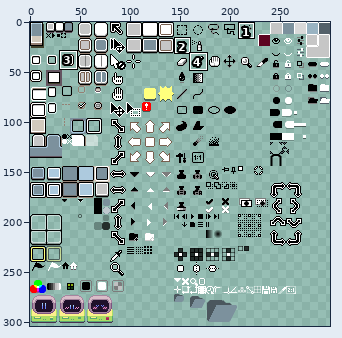
File history of a sprite sheet, sheet.png. Above, an overview of the earlier version with the close-up marked.
Close-up. Before the edit:
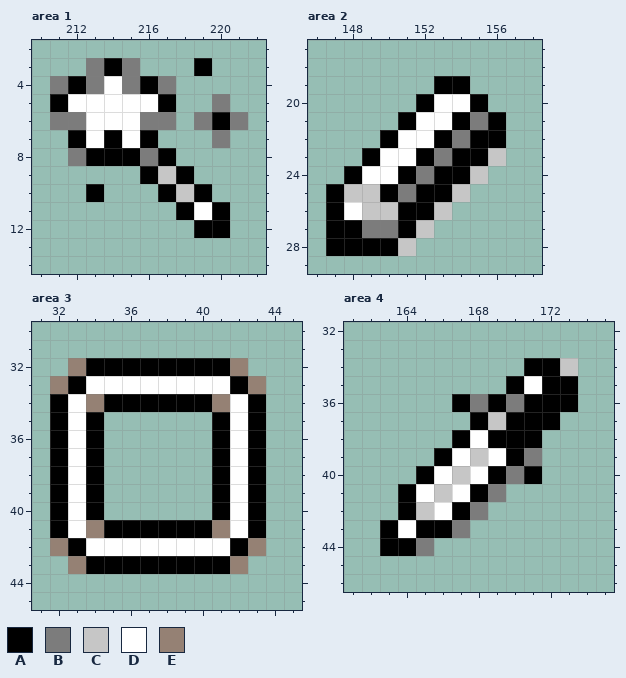
The file is 300x304 pixels. Pixels under 10% opacity are left out. Colours within 5 levels of each other are drawn and written as one. Shown: area 1: x 210..222, y 2..14; area 2: x 146..158, y 17..29; area 3: x 31..45, y 30..45; area 4: x 161..175, y 32..46. The commit also changed other parts of the picture, which this record leaves out.
Palette (. is transparent): A #000000  B #7c7c7c  C #c6c6c6  D #ffffff  E #958174
Pixels before, area 1, first column x 211:
 3 ..BAB...A..
 4 BABDBAB....
 5 ADDDDDA..B.
 6 BBDDDBB.BAB
 7 .ADADA...B.
 8 .BAAABA....
 9 .....ACA...
10 ..A...ACA..
11 .......ADA.
12 ........AA.
Pixels before, area 2, first column x 147:
19 ......AA..
20 .....ADDA.
21 ....ADDABA
22 ...ADDABAA
23 ..ADDABAAC
24 .ADDABAAC.
25 ACCABAAC..
26 ADCCAAC...
27 AABBAC....
28 AAAAC.....
Pixels before, area 3, first column x 32:
32 .EAAAAAAAAE.
33 EADDDDDDDDAE
34 ADEAAAAAAEDA
35 ADA......ADA
36 ADA......ADA
37 ADA......ADA
38 ADA......ADA
39 ADA......ADA
40 ADA......ADA
41 ADEAAAAAAEDA
42 EADDDDDDDDAE
43 .EAAAAAAAAE.
Pixels before, area 4, first column x 163:
34 ........AAC
35 .......ADAA
36 ....ABABAAA
37 .....ACAAA.
38 ....ADAAA..
39 ...ADCDAB..
40 ..ADCDABA..
41 .ADCDAB....
42 .ACDAB.....
43 ADAAB......
44 AAB........
After the commit:
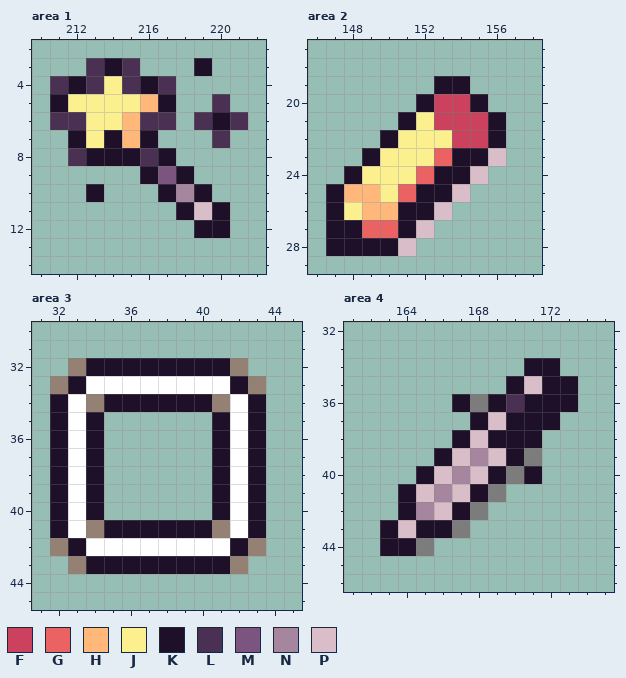
Colours new in this view: F #cc425e  G #ea6262  H #ffb879  J #fcef8d  K #1f102a  L #4a3052  M #7b5480  N #a6859f  P #d9bdc8
Change:
{"where": "area 1"}
{"y":3,"x":213,"old":"BAB","new":"LKL"}
{"y":3,"x":219,"old":"A","new":"K"}
{"y":4,"x":211,"old":"BABDBAB","new":"LKLJLKL"}
{"y":5,"x":211,"old":"ADDDDDA","new":"KJJJJHK"}
{"y":5,"x":220,"old":"B","new":"L"}
{"y":6,"x":211,"old":"BBDDDBB","new":"LLJJHLL"}
{"y":6,"x":219,"old":"BAB","new":"LKL"}
{"y":7,"x":212,"old":"ADADA","new":"KJKHK"}
{"y":7,"x":220,"old":"B","new":"L"}
{"y":8,"x":212,"old":"BAAABA","new":"LKKKLK"}
{"y":9,"x":216,"old":"ACA","new":"KMK"}
{"y":10,"x":213,"old":"A","new":"K"}
{"y":10,"x":217,"old":"ACA","new":"KNK"}
{"y":11,"x":218,"old":"ADA","new":"KPK"}
{"y":12,"x":219,"old":"AA","new":"KK"}
{"where": "area 2"}
{"y":19,"x":153,"old":"AA","new":"KK"}
{"y":20,"x":152,"old":"ADDA","new":"KFFK"}
{"y":21,"x":151,"old":"ADDABA","new":"KJFFFK"}
{"y":22,"x":150,"old":"ADDABAA","new":"KJJJFFK"}
{"y":23,"x":149,"old":"ADDABAAC","new":"KJJJGKKP"}
{"y":24,"x":148,"old":"ADDABAAC","new":"KJJJGKKP"}
{"y":25,"x":147,"old":"ACCABAAC","new":"KHHJGKKP"}
{"y":26,"x":147,"old":"ADCCAAC","new":"KJHHKKP"}
{"y":27,"x":147,"old":"AABBAC","new":"KKGGKP"}
{"y":28,"x":147,"old":"AAAAC","new":"KKKKP"}
{"where": "area 3"}
{"y":32,"x":34,"old":"AAAAAAAA","new":"KKKKKKKK"}
{"y":33,"x":33,"old":"A","new":"K"}
{"y":33,"x":42,"old":"A","new":"K"}
{"y":34,"x":32,"old":"A","new":"K"}
{"y":34,"x":35,"old":"AAAAAA","new":"KKKKKK"}
{"y":34,"x":43,"old":"A","new":"K"}
{"y":35,"x":32,"old":"A","new":"K"}
{"y":35,"x":34,"old":"A","new":"K"}
{"y":35,"x":41,"old":"A","new":"K"}
{"y":35,"x":43,"old":"A","new":"K"}
{"y":36,"x":32,"old":"A","new":"K"}
{"y":36,"x":34,"old":"A","new":"K"}
{"y":36,"x":41,"old":"A","new":"K"}
{"y":36,"x":43,"old":"A","new":"K"}
{"y":37,"x":32,"old":"A","new":"K"}
{"y":37,"x":34,"old":"A","new":"K"}
{"y":37,"x":41,"old":"A","new":"K"}
{"y":37,"x":43,"old":"A","new":"K"}
{"y":38,"x":32,"old":"A","new":"K"}
{"y":38,"x":34,"old":"A","new":"K"}
{"y":38,"x":41,"old":"A","new":"K"}
{"y":38,"x":43,"old":"A","new":"K"}
{"y":39,"x":32,"old":"A","new":"K"}
{"y":39,"x":34,"old":"A","new":"K"}
{"y":39,"x":41,"old":"A","new":"K"}
{"y":39,"x":43,"old":"A","new":"K"}
{"y":40,"x":32,"old":"A","new":"K"}
{"y":40,"x":34,"old":"A","new":"K"}
{"y":40,"x":41,"old":"A","new":"K"}
{"y":40,"x":43,"old":"A","new":"K"}
{"y":41,"x":32,"old":"A","new":"K"}
{"y":41,"x":35,"old":"AAAAAA","new":"KKKKKK"}
{"y":41,"x":43,"old":"A","new":"K"}
{"y":42,"x":33,"old":"A","new":"K"}
{"y":42,"x":42,"old":"A","new":"K"}
{"y":43,"x":34,"old":"AAAAAAAA","new":"KKKKKKKK"}
{"where": "area 4"}
{"y":34,"x":171,"old":"AAC","new":"KK."}
{"y":35,"x":170,"old":"ADAA","new":"KPKK"}
{"y":36,"x":167,"old":"A","new":"K"}
{"y":36,"x":169,"old":"ABAAA","new":"KLKKK"}
{"y":37,"x":168,"old":"ACAAA","new":"KPKKK"}
{"y":38,"x":167,"old":"ADAAA","new":"KPKKK"}
{"y":39,"x":166,"old":"ADCDA","new":"KPNPK"}
{"y":40,"x":165,"old":"ADCDA","new":"KPNPK"}
{"y":40,"x":171,"old":"A","new":"K"}
{"y":41,"x":164,"old":"ADCDA","new":"KPNPK"}
{"y":42,"x":164,"old":"ACDA","new":"KNPK"}
{"y":43,"x":163,"old":"ADAA","new":"KPKK"}
{"y":44,"x":163,"old":"AA","new":"KK"}
{"label":"changed","picture_box":[50,58,248,238]}
{"label":"changed","picture_box":[326,76,506,256]}
{"label":"changed","picture_box":[50,358,266,574]}
{"label":"changed","picture_box":[380,358,578,556]}
